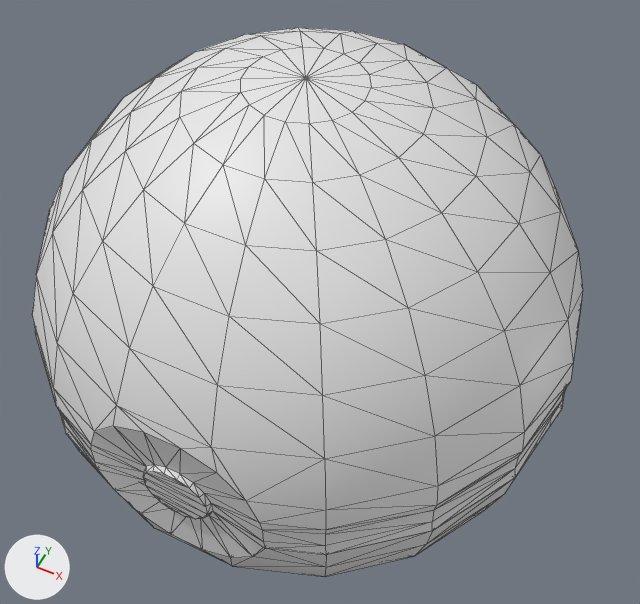
The Blender file items/ball/9/model/item.blend as it was, and as the next commit left it.
Before and after are seen from a 50 mm camera at (3.15, -6.02, 10.63) aimed at (0.1, 0.09, 2.99). Lighting does not change. The marker at lower left points along +X, +Y and +Z. Mesh edges are drawn as thin lines.

The first picture shows 'item'.
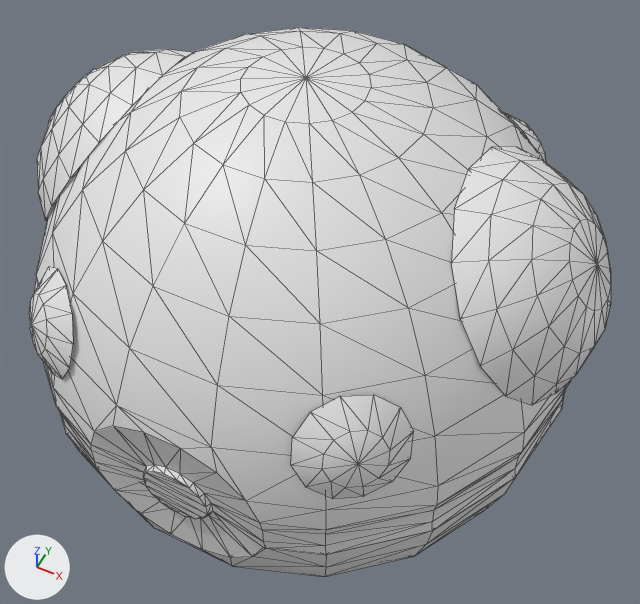
What differs and where, as boxes [x1, y1, x2, y2] in the pictures (640 x 604 px):
'item', reshaped
    before: [32, 27, 583, 577]
    after: [29, 27, 611, 577]
part 1 of me_loveball, added
    after: [37, 49, 193, 221]
part 2 of me_loveball, added
    after: [451, 147, 611, 405]
part 3 of me_loveball, added
    after: [291, 395, 414, 498]
part 4 of me_loveball, added
    after: [503, 112, 546, 162]
part 5 of me_loveball, added
    after: [29, 267, 73, 379]

What the commit changed:
me_loveball is used by ob_item; location (0.0, 0.0, 0.0).
me_loveball had 526 vertices, 1028 faces and spanned x -3.02..3.02, y -2.82..2.98, z 0.0..6.04.
me_loveball now has 762 vertices, 1476 faces and spans x -3.14..3.14, y -2.82..2.98, z 0.0..6.04.
me_loveball part 1: a new loose piece of 66 vertices spanning x -3.14..-1.6, y -1.22..1.24, z 3.54..5.58, in mat_item_material (its picture is missing).
me_loveball part 2: a new loose piece of 66 vertices spanning x 1.6..3.14, y -1.22..1.24, z 3.54..5.58, in mat_item_material (its picture is missing).
me_loveball part 3: a new loose piece of 26 vertices spanning x 1.12..2.01, y -2.59..-1.87, z 3.68..4.68, in mat_item_material (its picture is missing).
me_loveball part 4: a new loose piece of 26 vertices spanning x 1.12..2.01, y 1.9..2.62, z 3.68..4.68, in mat_item_material (its picture is missing).
me_loveball part 5: a new loose piece of 26 vertices spanning x -2.01..-1.12, y -2.59..-1.87, z 3.68..4.68, in mat_item_material (its picture is missing).
